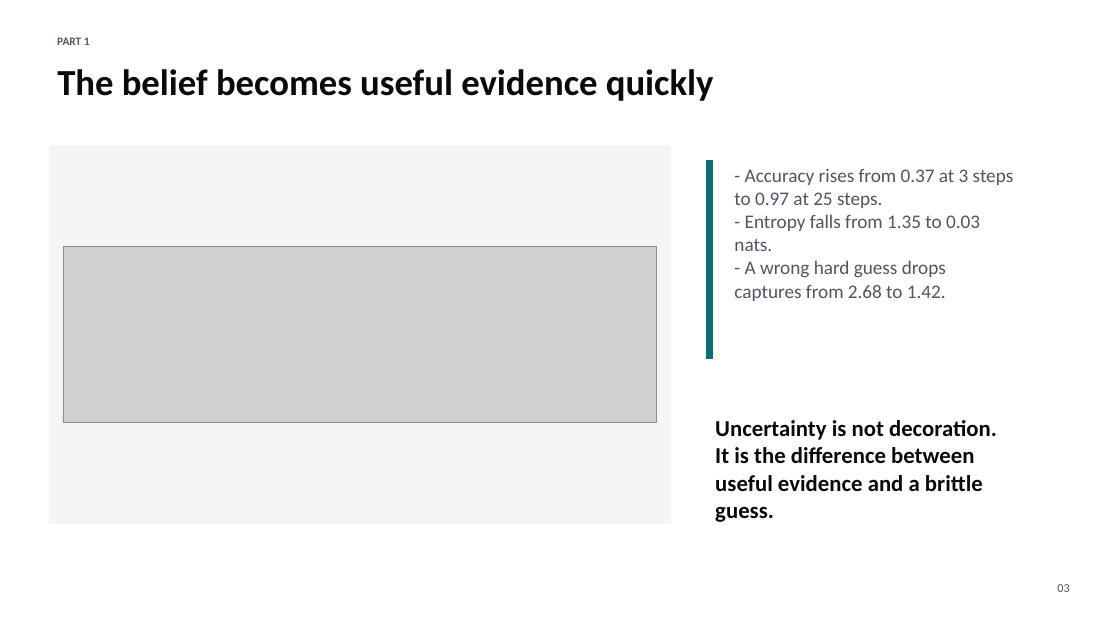
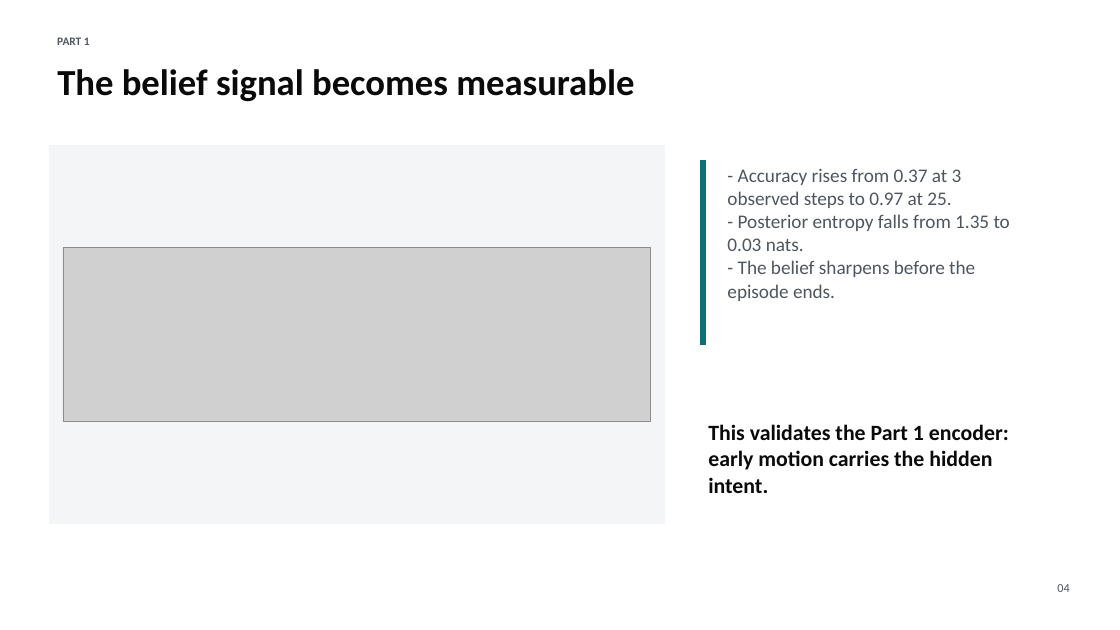
Before and after one commit to rlogger/marl-opp-aware, a slide deck: slide 4 of marl_opp_aware_results.pptx (slide 3 before the commit). Drawn at 1120x630 pixels with LibreOffice and Linux fonts; fonts in the diff are those of the drawing; grey boxes stand for pictures. Boxes give left, top, right and bottom in pixels: in the first picture for what was removed or moved away, otherwise in the second. Text is boxed around its words. In the diff, an @@ line names an element or a change of style, - is before the commit and + after.

```diff
--- a/marl_opp_aware_results.pptx
+++ b/marl_opp_aware_results.pptx
@@ text at (x1=57, y1=69, x2=634, y2=102): text changed @@
-The belief becomes useful evidence quickly
+The belief signal becomes measurable
@@ rectangle resized from (x1=49, y1=145, x2=670, y2=523) to (x1=49, y1=145, x2=665, y2=523) @@
@@ rectangle resized from (x1=707, y1=161, x2=712, y2=359) to (x1=700, y1=161, x2=705, y2=345) @@
@@ text at (x1=727, y1=169, x2=1010, y2=301): text changed @@
-- Accuracy rises from 0.37 at 3 steps to 0.97 at 25 steps.
-- Entropy falls from 1.35 to 0.03 nats.
-- A wrong hard guess drops captures from 2.68 to 1.42.
+- Accuracy rises from 0.37 at 3 observed steps to 0.97 at 25.
+- Posterior entropy falls from 1.35 to 0.03 nats.
+- The belief sharpens before the episode ends.
@@ picture resized from (x1=63, y1=246, x2=656, y2=423) to (x1=63, y1=247, x2=651, y2=422) @@
@@ text at (x1=708, y1=424, x2=1009, y2=493): text changed; size 19.5 to 18.8 pt @@
-Uncertainty is not decoration. It is the difference between useful evidence and a brittle guess.
+This validates the Part 1 encoder: early motion carries the hidden intent.
@@ text at (x1=1057, y1=584, x2=1069, y2=592): text changed @@
-03
+04
```
Also in this commit, not shown: 3 other slides changed, 9 slides added, 4 slides removed, 4 other files.
